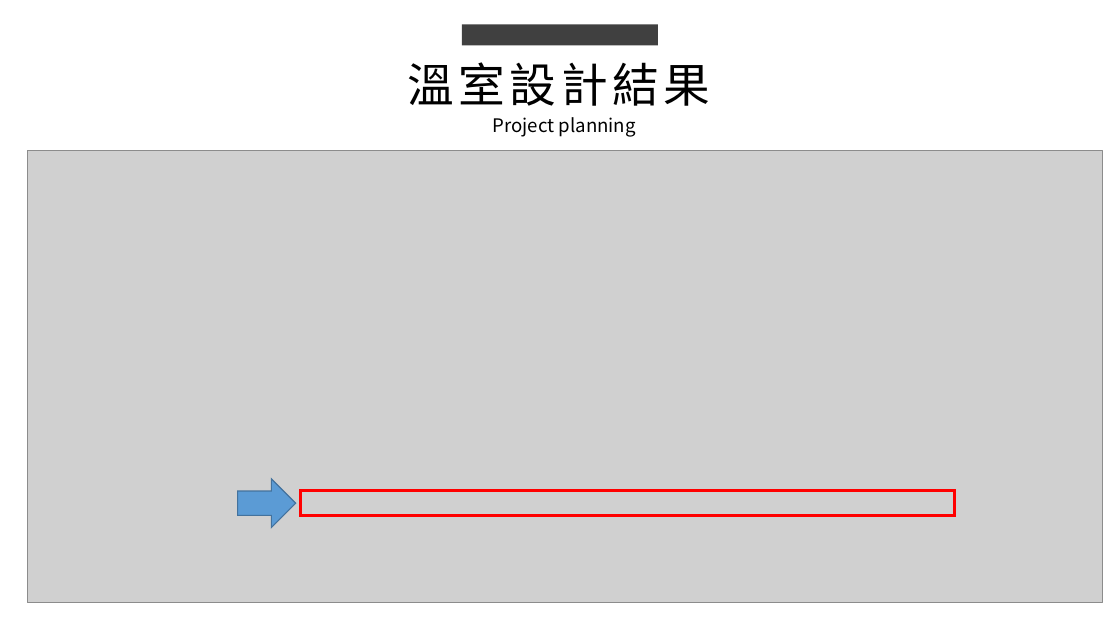
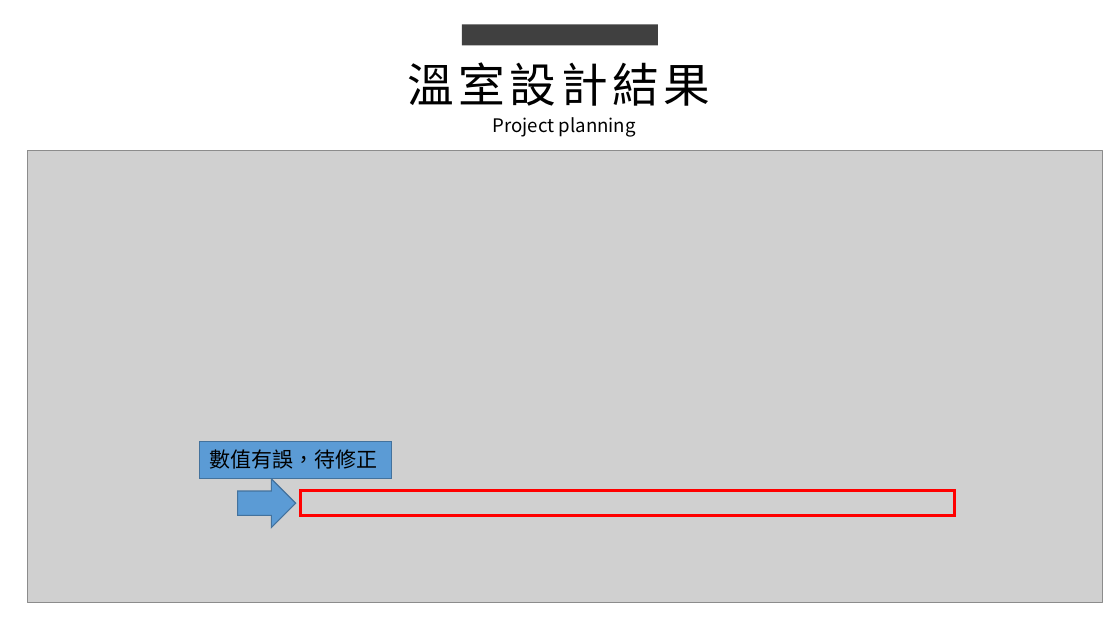
Before and after one commit to king637324/KnowledgeGreenhouseSystem, a slide deck: slide 3 of 工作日報_葉柏漢/2021.09/2021.09.15(加班)~2021.09.16工作日報_葉柏漢.pptx. Drawn at 1120x630 pixels with LibreOffice and Linux fonts; fonts in the diff are those of the drawing; grey boxes stand for pictures. Boxes give left, top, right and bottom in pixels: in the first picture for what was removed or moved away, otherwise in the second. Text is boxed around its words. In the diff, an @@ line names an element or a change of style, - is before the commit and + after.

```diff
--- a/工作日報_葉柏漢/2021.09/2021.09.15(加班)~2021.09.16工作日報_葉柏漢.pptx
+++ b/工作日報_葉柏漢/2021.09/2021.09.15(加班)~2021.09.16工作日報_葉柏漢.pptx
@@ rectangle added at (200, 441, 392, 478), fill #5B9BD5, outline #43739E 1 pt @@
@@ text added at (210, 449, 378, 469), 18 pt, text #000000 @@
+數值有誤，待修正
```
Also in this commit, not shown: 1 other slide changed, 1 slide added, 3 other files.
